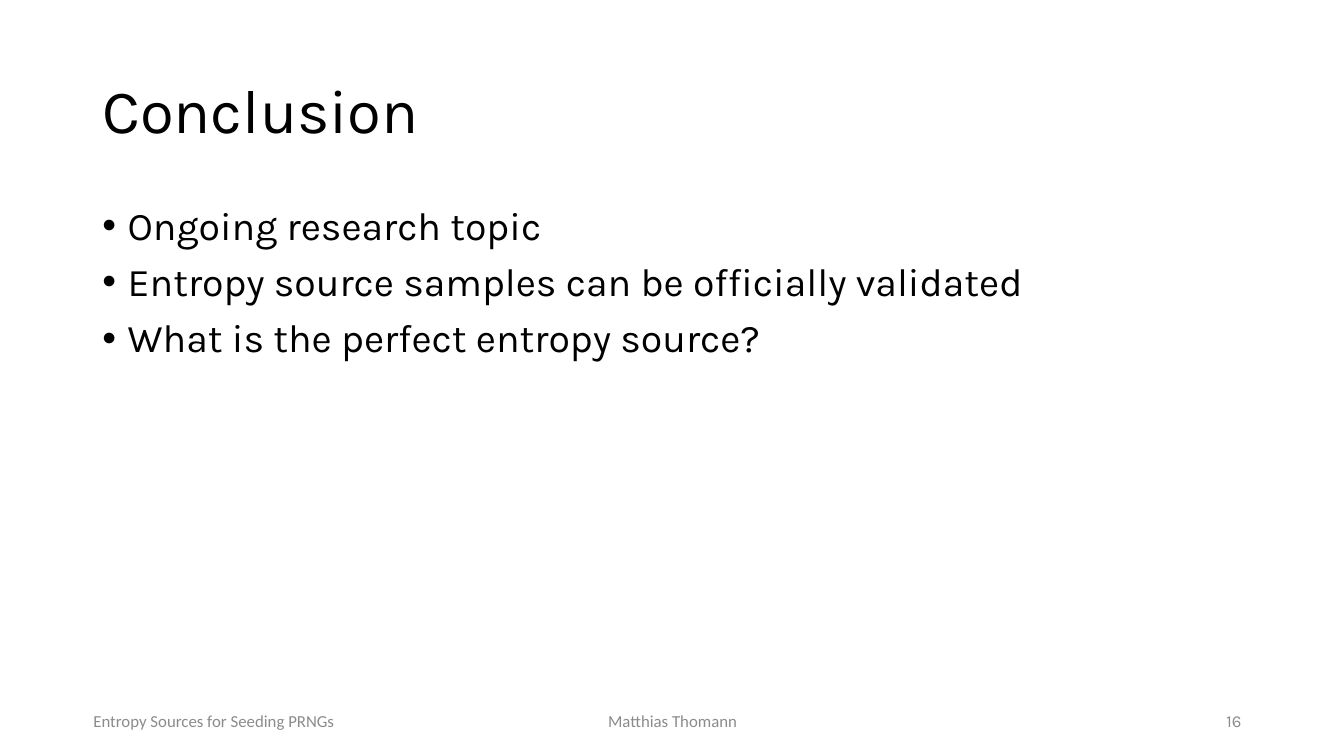
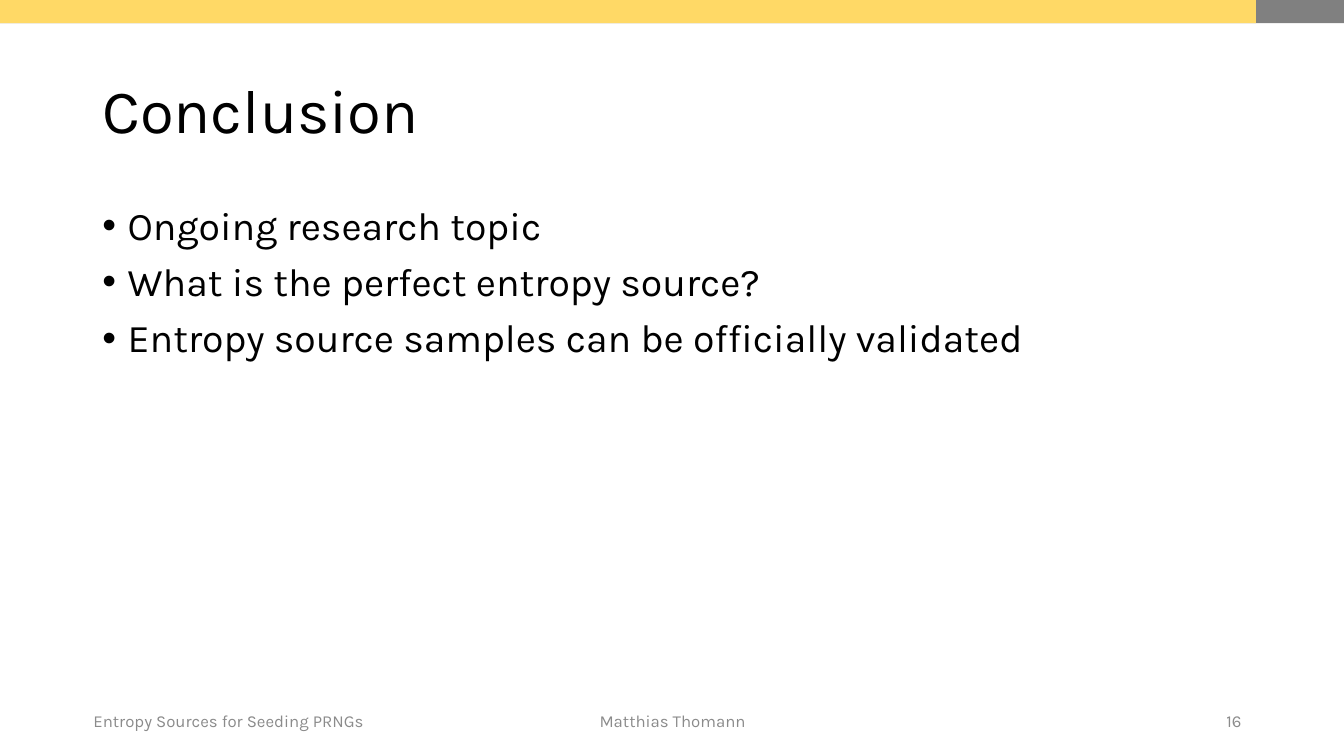
Before and after one commit to mth0348/info-seminar, a slide deck: slide 16 of presentation/presentation.pptx. Drawn at 1344x756 pixels with LibreOffice and Linux fonts; fonts in the diff are those of the drawing. Boxes give left, top, right and bottom in pixels: in the first picture for what was removed or moved away, otherwise in the second. Text is boxed around its words. In the diff, an @@ line names an element or a change of style, - is before the commit and + after.

```diff
--- a/presentation/presentation.pptx
+++ b/presentation/presentation.pptx
@@ rectangle added at (x1=0, y1=0, x2=1344, y2=23), fill #808080 @@
@@ rectangle added at (x1=0, y1=0, x2=1256, y2=23), fill #FFD966 @@
@@ text at (x1=128, y1=269, x2=760, y2=306): paragraph added @@
+• What is the perfect entropy source?
@@ text at (x1=128, y1=325, x2=760, y2=362): paragraph removed @@
-• What is the perfect entropy source?
@@ text "Entropy Sources for Seeding PRNGs" at (x1=93, y1=715, x2=364, y2=731): font Calibri to Karla @@
@@ text "Matthias Thomann" at (x1=600, y1=715, x2=746, y2=727): font Calibri to Karla @@
```
Also in this commit, not shown: 14 other slides changed.
